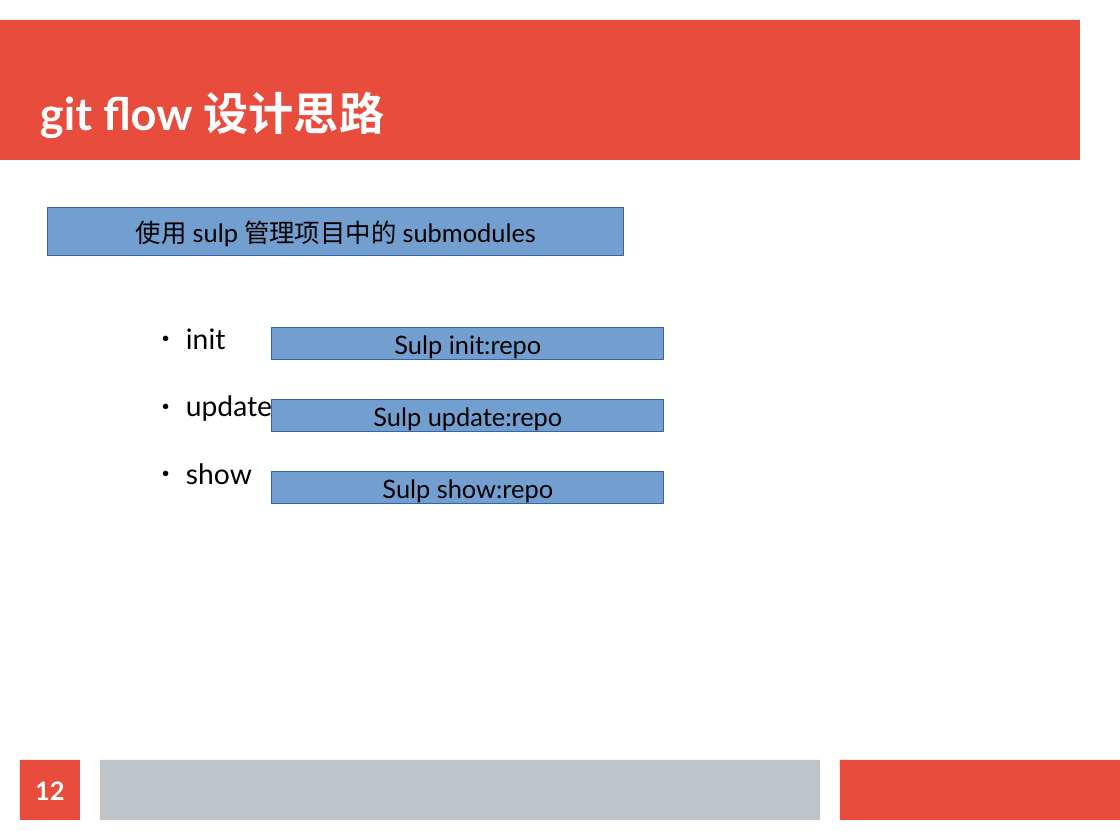
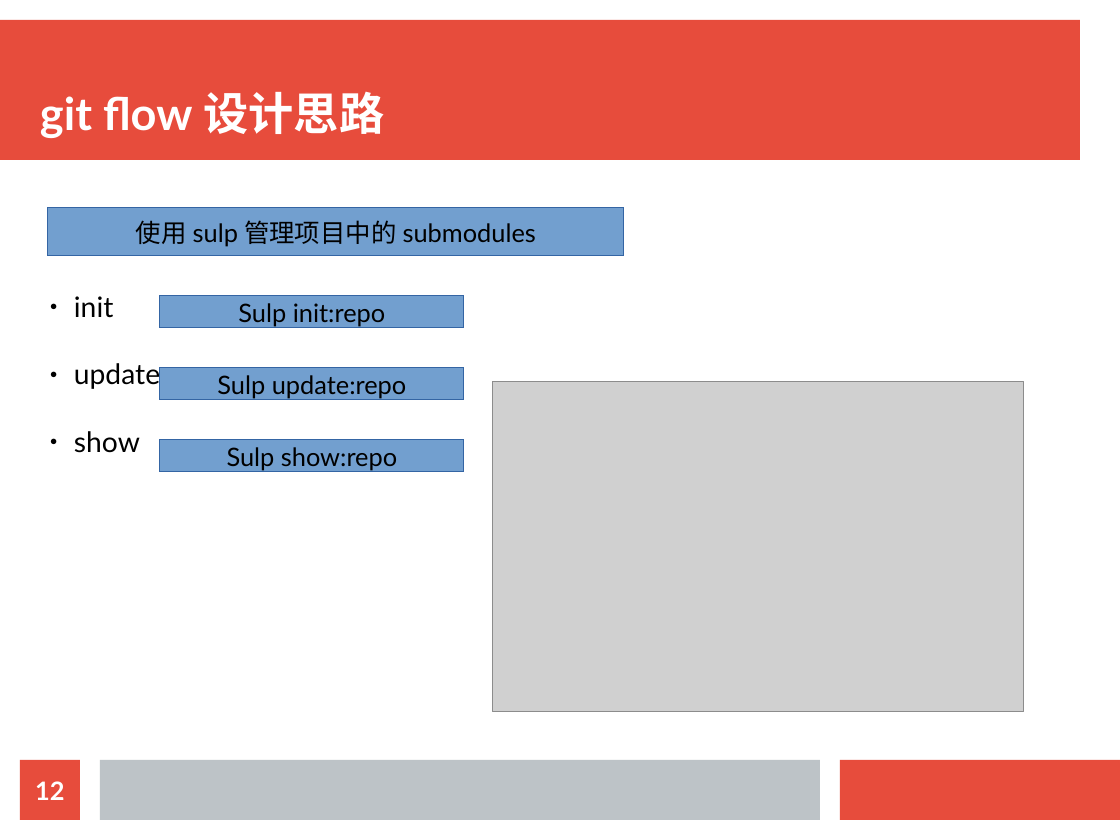
Before and after one commit to KingFrige/SoC-Gulp, a slide deck: slide 12 of doc/SoC-Gulp构建工具.odp. Drawn at 1120x840 pixels with LibreOffice and Linux fonts; fonts in the diff are those of the drawing; grey boxes stand for pictures. Boxes give left, top, right and bottom in pixels: in the first picture for what was removed or moved away, otherwise in the second. Text is boxed around its words. In the diff, an @@ line names an element or a change of style, - is before the commit and + after.

```diff
--- a/doc/SoC-Gulp构建工具.odp
+++ b/doc/SoC-Gulp构建工具.odp
@@ text "init": place and size @@
-text "init" at (186,328,272,485)
+text "init" at (74,296,160,453)
@@ rectangle "Sulp init:repo": place and size @@
-rectangle "Sulp init:repo" at (272,328,665,360)
+rectangle "Sulp init:repo" at (160,296,463,327)
@@ rectangle "Sulp update:repo": place and size @@
-rectangle "Sulp update:repo" at (272,400,665,432)
+rectangle "Sulp update:repo" at (160,368,463,399)
@@ picture added at (493,381,1024,712) @@
@@ rectangle "Sulp show:repo": place and size @@
-rectangle "Sulp show:repo" at (272,473,665,504)
+rectangle "Sulp show:repo" at (160,440,463,472)
```
Also in this commit, not shown: 5 other files.
